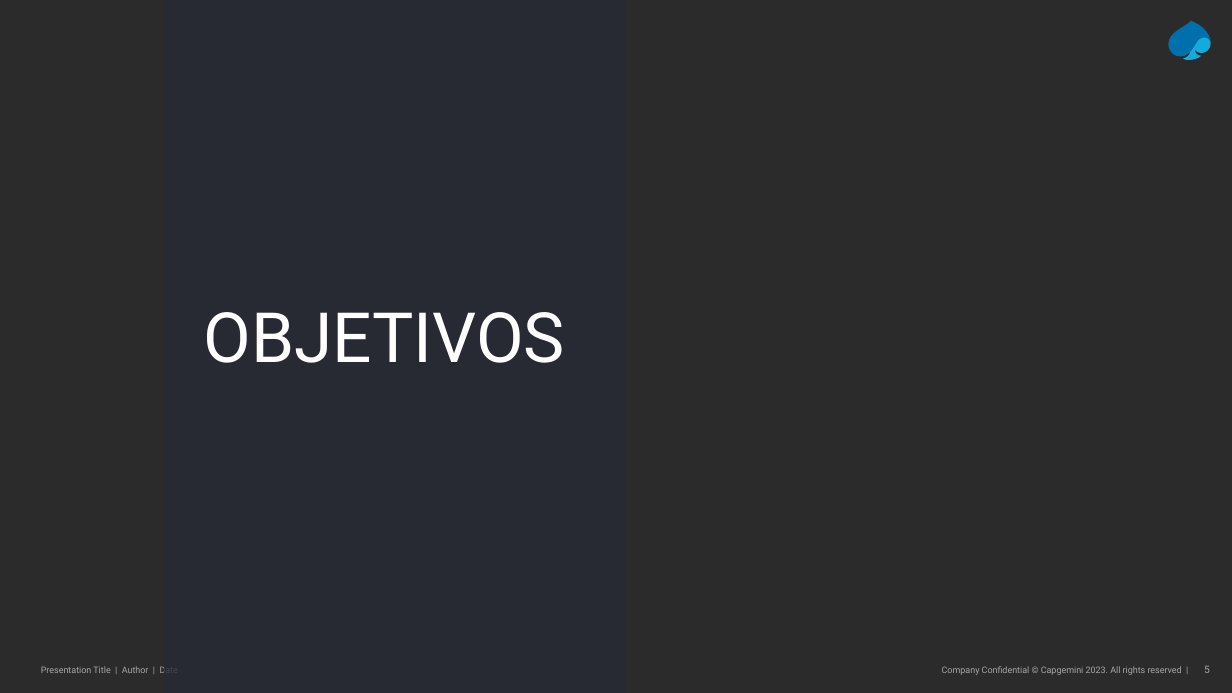
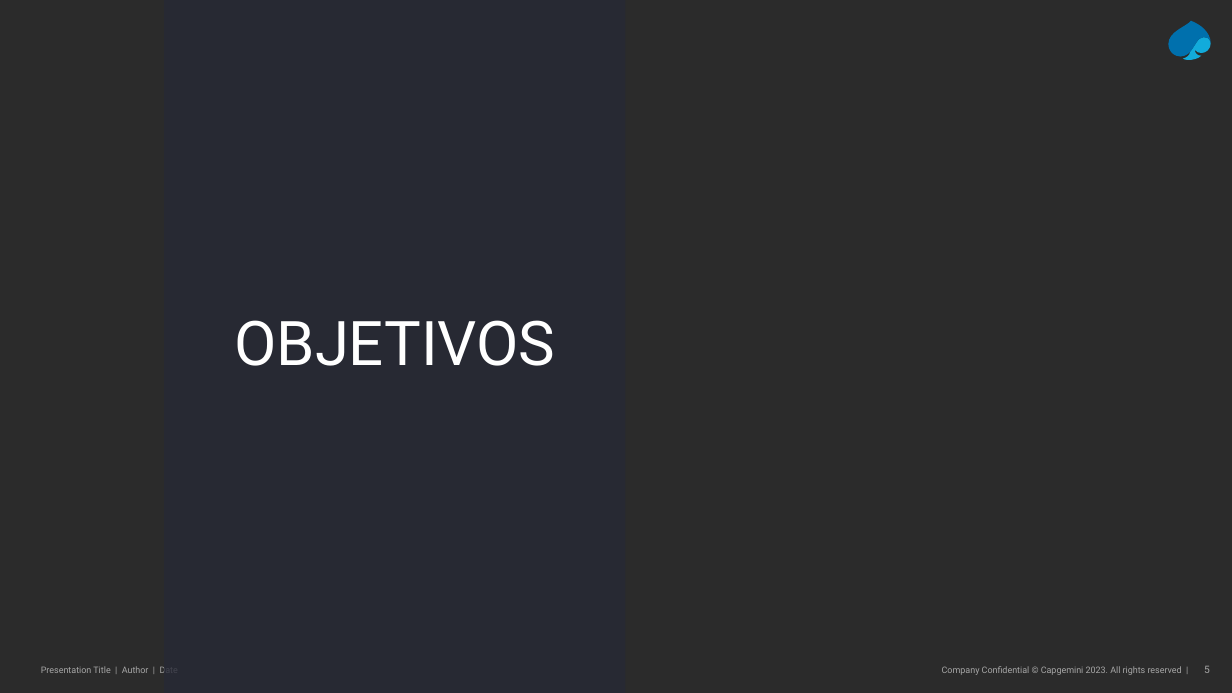
Before and after one commit to Pedro-MPC/1stproject, a slide deck: slide 5 of Apresentação e-commerce.pptx. Drawn at 1232x693 pixels with LibreOffice and Linux fonts; fonts in the diff are those of the drawing; background and template pictures are left out; a plain dark background stands for a picture behind light text. Boxes give left, top, right and bottom in pixels: in the first picture for what was removed or moved away, otherwise in the second. Text is boxed around its words. In the diff, an @@ line names an element or a change of style, - is before the commit and + after.

```diff
--- a/Apresentação e-commerce.pptx
+++ b/Apresentação e-commerce.pptx
@@ title "OBJETIVOS" moved from (x1=204, y1=312, x2=565, y2=363) to (x1=234, y1=320, x2=555, y2=366) @@
@@ title "OBJETIVOS" at (x1=234, y1=320, x2=555, y2=366): size 54 to 48 pt; alignment left to centre @@
```
Also in this commit, not shown: 6 other slides changed, 1 slide added, 15 slides removed.
